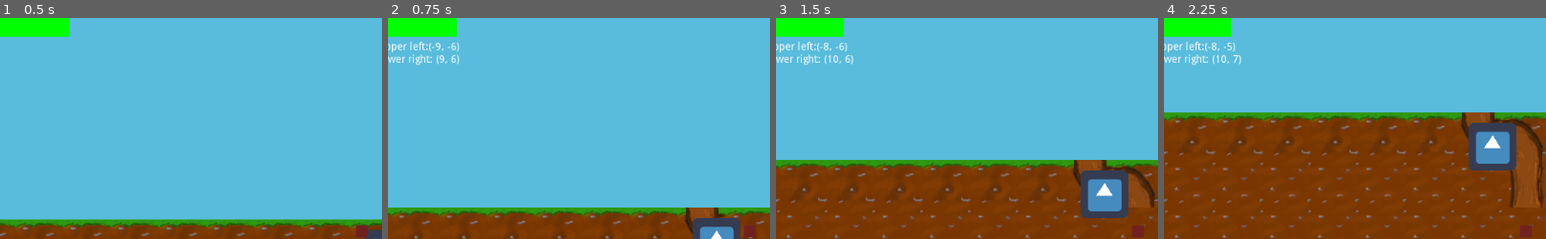
Above: before the commit, frames 1-4 (left to right).
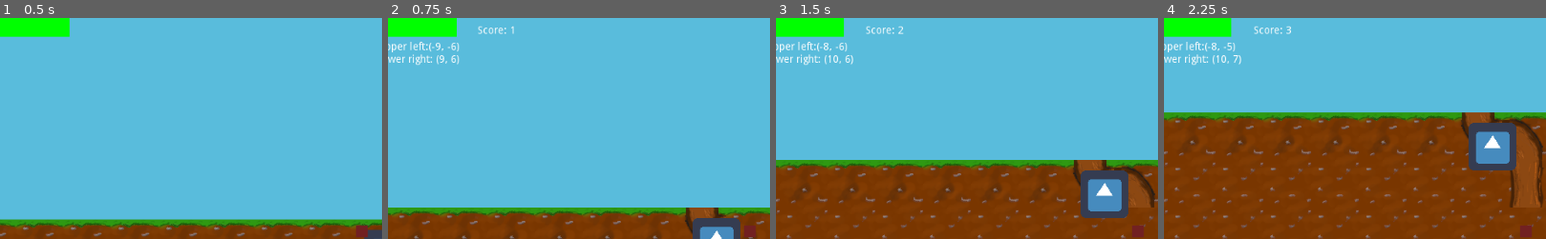
Above: after the commit, the same moments.

Repository: Sushperson/Tree-Simulator-2023
Game: Godot game, scene res://Scenes/World.tscn
Two runs of this game, one before a commit and one after it. Both use one fixed random seed, a clock stepped at 60 frames per second and the inputs below. The engine's default icon, where the game draws it, is replaced by a stand-in: a white triangle on a blue panel in a dark square.
Inputs:
- Up to frame 1 (0.5 s): no input
- Up to frame 2 (0.75 s): tap Enter at 0.5 s; hold D (right) from 0.53 s (still down); hold E (confirm) from 0.53 s (still down)
- Up to frame 3 (1.5 s): release D (right) at 1.28 s; release E (confirm) at 1.28 s; hold S (down) from 1.28 s (still down); tap E (confirm) at 1.35 s
- Up to frame 4 (2.25 s): tap E (confirm) at 2 s; release S (down) at 2.03 s; hold D (right) from 2.03 s (still down); hold E (confirm) from 2.03 s (still down)
The pictures show only the part of the screen within x 3-53%, y 1-51%; the shares and areas given below are measured in that part.

Frame 1 is identical in both runs. In frame 2, 0.2% of the frame differs, in the area x 23-33%, y 3-8%; in frame 3, 0.2%; in frame 4, 0.2%, in the area x 23-34%, y 3-8%.

Commit message:
Included visual score

Diff:
--- a/Tree_sim/Scenes/World.tscn
+++ b/Tree_sim/Scenes/World.tscn
@@ -215,10 +215,10 @@
 script = ExtResource( 19 )
 
 [node name="Score" type="Label" parent="HUD"]
-margin_left = -5.0
-margin_top = -3.0
-margin_right = 35.0
-margin_bottom = 11.0
+margin_left = 147.0
+margin_top = 23.0
+margin_right = 187.0
+margin_bottom = 37.0
 
 [node name="HpBar" type="Label" parent="HUD"]
 margin_left = 22.0
--- a/Tree_sim/Scripts/World.gd
+++ b/Tree_sim/Scripts/World.gd
@@ -5,6 +5,7 @@
 export var tile_size = 64
 export var tick_length = 1.0
 
+var score = 0
 
 export var hp_bar_pos_x = 20
 export var hp_bar_pos_y = 25
@@ -59,6 +60,7 @@
 		get_node("BG_Grid").generate_tiles(get_visible_rect())
 		health()
 		visual_hp()
+		score_update()
 	elif in_spiel_modi == spiel_modi.back_wurzeln:
 		if Input.get_action_strength("confirm"):
 			in_spiel_modi = spiel_modi.wurzeln
@@ -115,3 +117,7 @@
 		HpFill.modulate = Color(255,140,0)
 	else:
 		HpFill.modulate = Color(255,0,0)
+
+func score_update():
+	score += 1
+	get_node("HUD/Score").set_text("Score: " + str(score))
